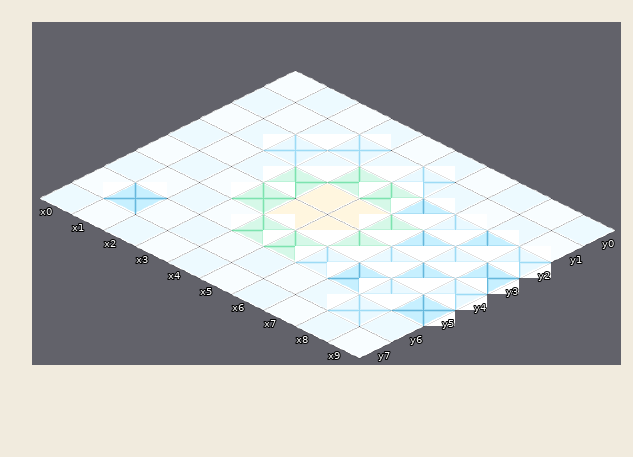
Tiled map (JSON), stored at public/assets/realm/tiled/realm-room.tmj. Above, as it was before the edit.
Cells are 76x38 px. Isometric: x runs down to the right, y down to the left. Shown: x 0..9, y 0..7. Tiles whose own drawing changed are shown in their newer look in all pictures.
The result:
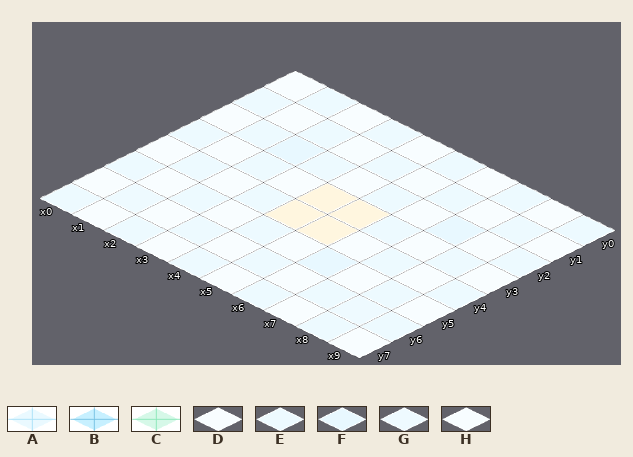
Key: from "realm_floor_placeholder": A 0, B 1, C 2; from "realm_floor_soft_archive": D 0, E 1, F 2, G 4, H 5.
_ is an empty cell.
The exact change:
Layer "floor":
y 1: x 3 A -> H; x 5 A -> H
y 2: x 2 A -> F; x 4..9 CCBABA -> DEDFDE
y 3: x 3 C -> D; x 6..9 CBAB -> EDED
y 4: x 3 C -> E; x 6..9 CABA -> DEDE
y 5: x 4..9 CCABAB -> EDFDED
y 6: x 1 B -> G; x 8 A -> G
Changed places in both pictures, as pixel boxes (x1, y1, x2, y2):
changed: (231, 134, 551, 326)
changed: (103, 182, 167, 214)
